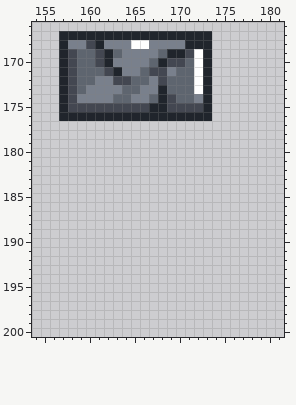
Two versions of one pixel-art file, assets/sprites.ase. The picture above was drawn from the file before the commit.
256x256 pixels, 1 frame. Colours within 5 levels of each other are drawn and written as one. Shown: x 154..181, y 166..200.
The same view after the edit:
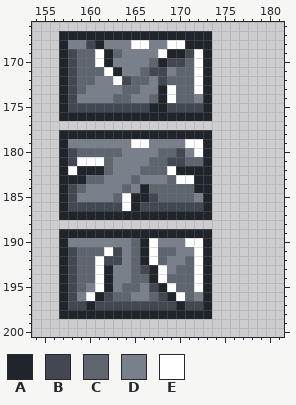
Palette (. is transparent): A #20252c  B #434751  C #5e656f  D #79808c  E #ffffff
Difference:
{"where": "layer \"Layer 1\""}
{"y":168,"x":169,"old":"DD","new":"EE"}
{"y":169,"x":161,"old":"B","new":"E"}
{"y":169,"x":168,"old":"C","new":"E"}
{"y":170,"x":161,"old":"B","new":"E"}
{"y":171,"x":162,"old":"B","new":"E"}
{"y":172,"x":163,"old":"B","new":"E"}
{"y":173,"x":169,"old":"C","new":"E"}
{"y":174,"x":169,"old":"B","new":"E"}
{"y":178,"x":157,"old":".................","new":"AAAAAAAAAAAAAAAAA"}
{"y":179,"x":157,"old":".................","new":"ADDDDDDDEEDDDDEEA"}
{"y":180,"x":157,"old":".................","new":"ABCCCCCDDDDCCBDEA"}
{"y":181,"x":157,"old":".................","new":"ABEEECDDDDCCBBCCA"}
{"y":182,"x":157,"old":".................","new":"AEAAACDDDCCCEAAAA"}
{"y":183,"x":157,"old":".................","new":"AAACCDDDCDDDCEEAA"}
{"y":184,"x":157,"old":".................","new":"ABCDDDDCDACCCCCAA"}
{"y":185,"x":157,"old":".................","new":"ABDDDDCEAABCCCCDA"}
{"y":186,"x":157,"old":".................","new":"ABBBBBBEABBBBBBBA"}
{"y":187,"x":157,"old":".................","new":"AAAAAAAAAAAAAAAAA"}
{"y":189,"x":157,"old":".................","new":"AAAAAAAAAAAAAAAAA"}
{"y":190,"x":157,"old":".................","new":"ADDDDDDDCAEDDDEEA"}
{"y":191,"x":157,"old":".................","new":"ABCCCEBDCAECCDDEA"}
{"y":192,"x":157,"old":".................","new":"ABCCEBBDCAECDDCEA"}
{"y":193,"x":157,"old":".................","new":"ABCCEADDCBAEDCCEA"}
{"y":194,"x":157,"old":".................","new":"ABCCEADDCCAECCCEA"}
{"y":195,"x":157,"old":".................","new":"ABCDEADCCDBAECCEA"}
{"y":196,"x":157,"old":".................","new":"ABDEABCCDDCBAECDA"}
{"y":197,"x":157,"old":".................","new":"ABBABBBBBBBBBABBA"}
{"y":198,"x":157,"old":".................","new":"AAAAAAAAAAAAAAAAA"}
{"label":"changed","picture_box":[95,40,185,103]}
{"label":"added","picture_box":[59,130,212,319]}
